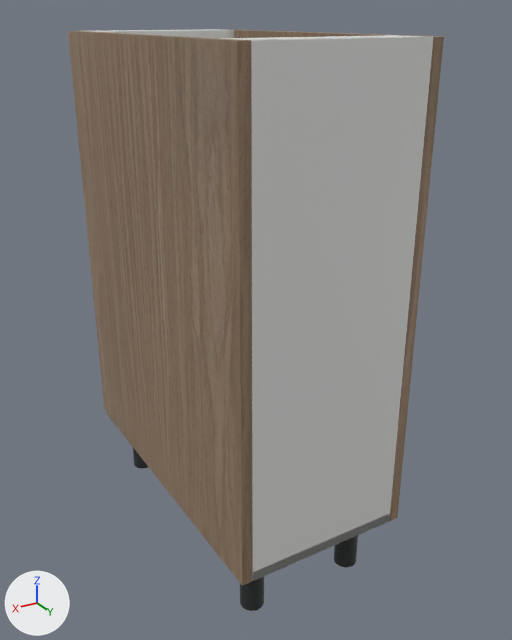
A saved change to the glTF model storefront/public/cabinet-inventory/models/oppein-pb-mnw-3db12.glb.
Both versions are drawn from a camera (50 mm lens) standing at (0.711, 0.716, 0.901) and looking at (0.12, -0.269, 0.409). Every picture has the same lights, and +X, +Y and +Z are marked at lower left. The picture after the commit comes second. Where no turn or scale is listed for an object, it has been applied to the vertices.

Before the edit, the objects in view are built like this:
```python
me_cube = bpy.data.meshes.new('Cube')
me_cube.from_pydata(...)  # 56 vertices, 108 faces; spans x -0.009..0.009, y -0.293..0.293, z -0.381..0.381
me_cube.materials.append(mat_supplier_finish___natural_wood)  # picture img_oak
me_cube_001 = bpy.data.meshes.new('Cube.001')
me_cube_001.from_pydata(...)  # 56 vertices, 108 faces; spans x -0.009..0.009, y -0.293..0.293, z -0.381..0.381
me_cube_001.materials.append(mat_supplier_finish___natural_wood)  # picture img_oak
me_cube_005 = bpy.data.meshes.new('Cube.005')
me_cube_005.from_pydata(...)  # 56 vertices, 108 faces; spans x -0.134..0.134, y -0.035..0.035, z -0.009..0.009
me_cube_005.materials.append(mat_cabinet_interior___visual_interpretation)  # white #e5e6e3
ob_cabinet_side = bpy.data.objects.new('Cabinet side', me_cube)
ob_cabinet_side.location = (0.009, -0.293, 0.495)
ob_cabinet_side_001 = bpy.data.objects.new('Cabinet side.001', me_cube_001)
ob_cabinet_side_001.location = (0.296, -0.293, 0.495)
ob_top_support_rail_001 = bpy.data.objects.new('Top support rail.001', me_cube_005)
ob_top_support_rail_001.location = (0.152, -0.551, 0.867)
# also in view: 'Cabinet back' at (0.152, -0.006, 0.495); 'Cabinet bottom' at (0.152, -0.293, 0.123); 'Adjustable foot.002' at (0.25, -0.065, 0.057)
```
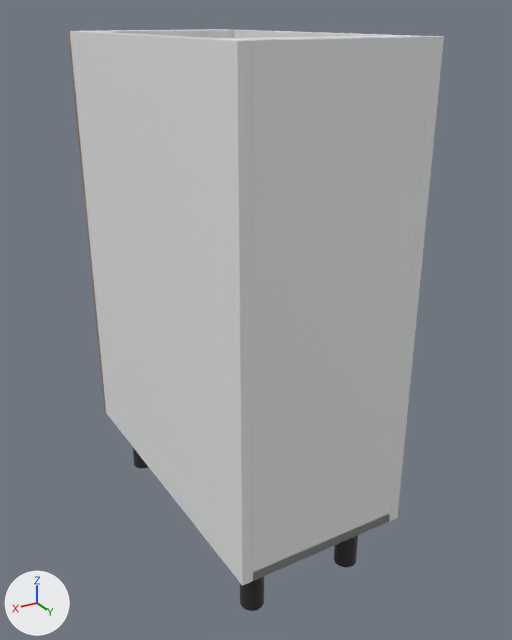
What differs and where, as boxes [x1, y1, x2, y2] in the pictures (512 x 640 px):
'Cabinet side.001', recoloured (brown to white)
    both: [70, 31, 253, 586]
'Cabinet side', recoloured
    both: [220, 29, 444, 521]

What the commit changed:
Material 'White cabinet carcass' (mat_white_cabinet_carcass) is new.
Its base color is (0.82, 0.83, 0.835) (white #eaebec).
Its roughness is 0.48.
me_cube has 56 vertices, 108 faces and spans x -0.009..0.009, y -0.293..0.293, z -0.381..0.381.
me_cube no longer uses material mat_supplier_finish___natural_wood (picture img_oak).
me_cube gains material mat_white_cabinet_carcass (white #eaebec).
me_cube_001 has 56 vertices, 108 faces and spans x -0.009..0.009, y -0.293..0.293, z -0.381..0.381.
me_cube_001 no longer uses material mat_supplier_finish___natural_wood (picture img_oak).
me_cube_001 gains material mat_white_cabinet_carcass (white #eaebec).
